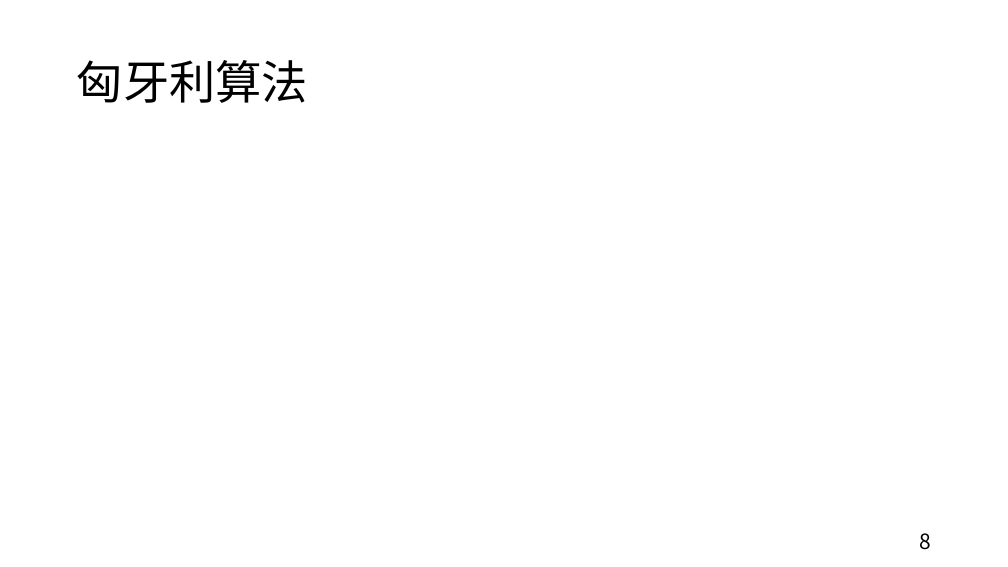
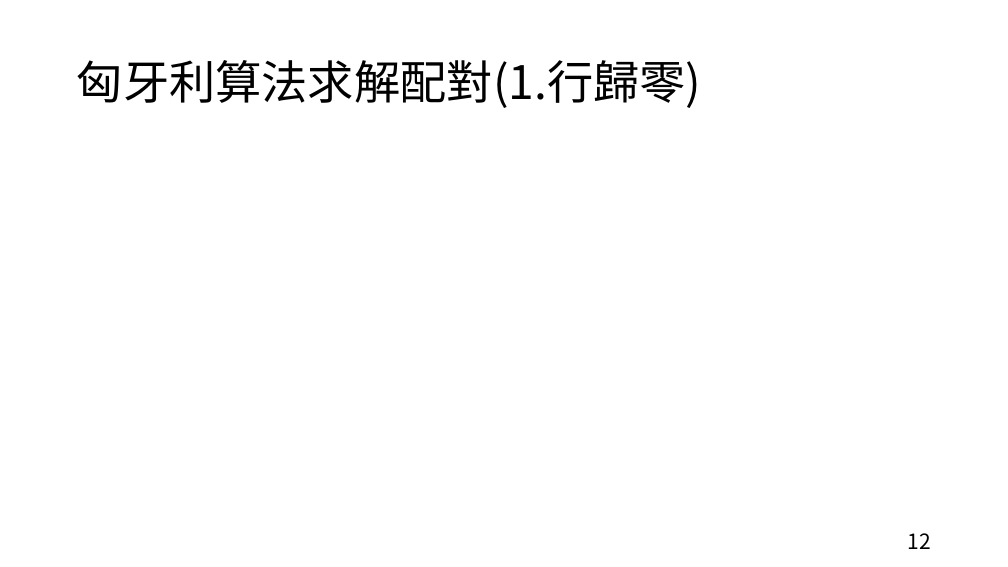
Before and after one commit to hcjohn463/Radar-tracking, a slide deck: slide 12 of proposal/0415/0415.pptx (slide 8 before the commit). Drawn at 1008x567 pixels with LibreOffice and Linux fonts; fonts in the diff are those of the drawing; grey boxes stand for pictures. Boxes give left, top, right and bottom in pixels: in the first picture for what was removed or moved away, otherwise in the second. Text is boxed around its words. In the diff, an @@ line names an element or a change of style, - is before the commit and + after.

```diff
--- a/proposal/0415/0415.pptx
+++ b/proposal/0415/0415.pptx
@@ title at (77, 60, 702, 108): text changed @@
-匈牙利算法
+匈牙利算法求解配對(1.行歸零)
@@ text at (908, 533, 931, 549): text changed @@
-8
+12
```
Also in this commit, not shown: 8 other slides changed, 8 slides added, 2 slides removed, 15 other files.
